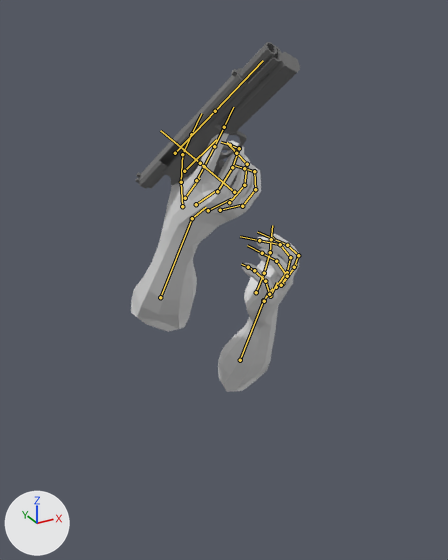
Two versions of the FBX model CrimsonShooter/Assets/Models/Characters/Player/arms.fbx, one commit apart.
Rendered twice from a 50 mm camera at (-0.59, -1.453, 0.159) aimed at (0.002, -0.376, -0.379). The axes (+X, +Y, +Z) are drawn at lower left. The lights are the same throughout. Both versions are drawn at frame 7 of the action 'Rig|Reloading'; the numbers are the values there. The bones that bend it are drawn over the model as lines.

The first picture shows 'Arms', 'Gun'.
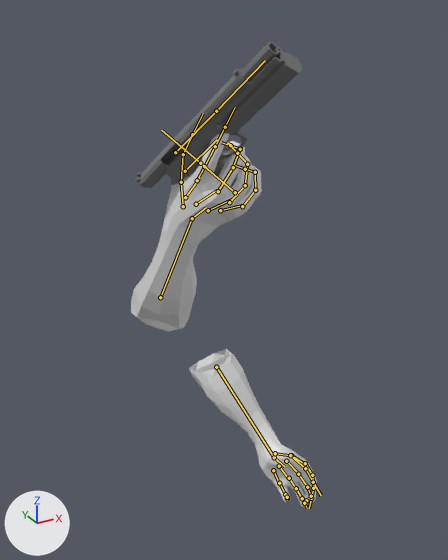
Pixel boxes [x1, y1, x2, y2] of what changed, in the pictures (448 x 560 px):
```json
{"object": "Arms", "change": "posed", "before": [131, 133, 300, 392], "after": [131, 133, 317, 507], "on screen": "10% wider, 44% taller"}
{"object": "Gun", "change": "posed", "before": [136, 42, 300, 189], "after": [136, 42, 302, 188]}
{"bone": "forearm.L", "before": "(240, 360) to (263, 300)", "after": "(216, 367) to (274, 457)"}
{"bone": "f_ring.01.L", "before": "(281, 285) to (287, 276)", "after": "(289, 478) to (296, 488)"}
{"bone": "f_ring.02.L", "before": "(287, 276) to (276, 261)", "after": "(296, 488) to (302, 498)"}
{"bone": "f_ring.03.L", "before": "(276, 261) to (262, 253)", "after": "(302, 498) to (304, 503)"}
```

Edits to the scene script, one JSON object a line:
```json
{"block": "bone_forearm_l", "where": "bone_forearm_l = bpy.data.objects['Rig'].pose.bones['forearm.L']"}
{"op": "set", "path": "bone_forearm_l.location", "old": "(0.635, -0.179, 0.076)", "new": "(0.726, -0.159, -0.095)"}
{"op": "set", "path": "bone_forearm_l.rotation_quaternion", "old": "(-0.019, -0.579, 0.604, 0.547)", "new": "(-0.69, 0.14, 0.591, 0.393)", "note": "degrees (-60, 142, 66) -> degrees (46, -68, -91)"}
{"block": "bone_f_ring_01_l", "where": "bone_f_ring_01_l = bpy.data.objects['Rig'].pose.bones['f_ring.01.L']  # child of 'palm.03.L'"}
{"op": "set", "path": "bone_f_ring_01_l.rotation_quaternion", "old": "(0.999, -0.041, -0.027, 0.024)", "new": "(0.998, 0.005, -0.045, 0.034)", "note": "degrees (-5, -3, 3) -> degrees (0, -5, 4)"}
{"block": "bone_f_ring_02_l", "where": "bone_f_ring_02_l = bpy.data.objects['Rig'].pose.bones['f_ring.02.L']  # child of 'f_ring.01.L'"}
{"op": "set", "path": "bone_f_ring_02_l.rotation_quaternion", "old": "(0.896, 0.43, 0.017, -0.106)", "new": "(0.933, 0.35, -0.001, -0.081)", "note": "degrees (51, 7, -10) -> degrees (41, 3, -9)"}
{"block": "bone_f_ring_03_l", "where": "bone_f_ring_03_l = bpy.data.objects['Rig'].pose.bones['f_ring.03.L']  # child of 'f_ring.02.L'"}
{"op": "set", "path": "bone_f_ring_03_l.rotation_quaternion", "old": "(0.952, 0.305, 0.003, -0.019)", "new": "(0.976, 0.219, -0.004, 0.003)", "note": "degrees (36, 1, -2) -> degrees (25, 0, 0)"}
```
